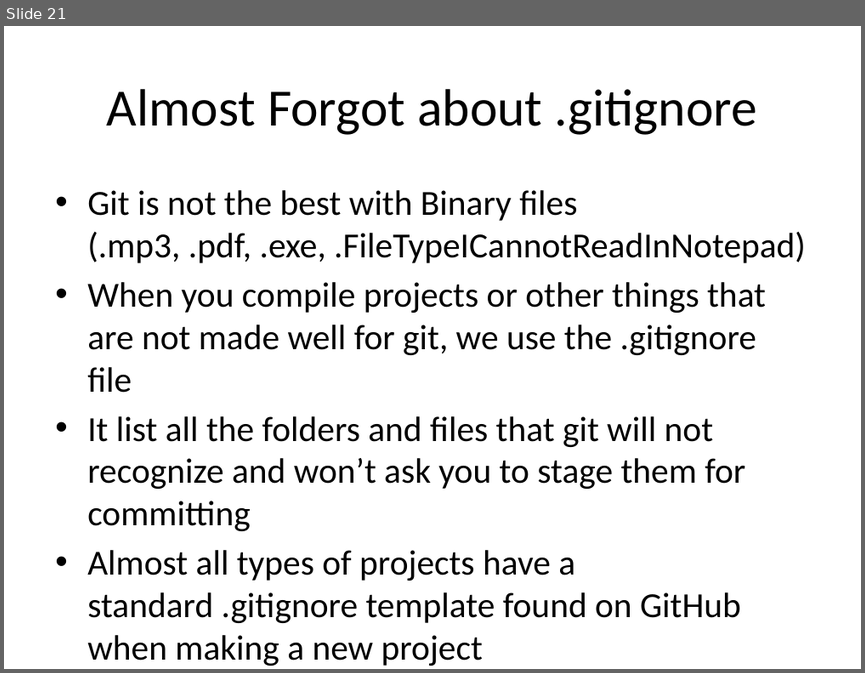
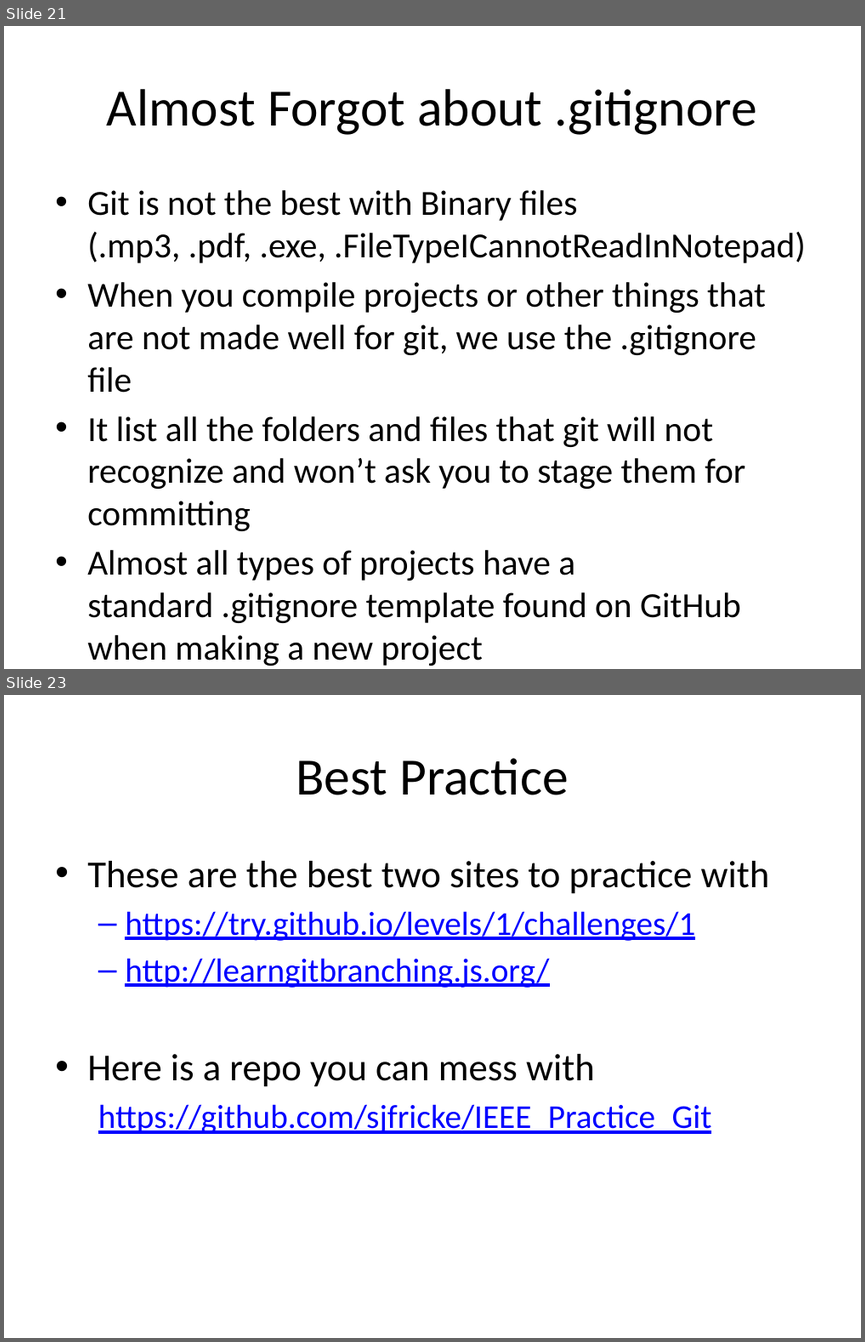
Before and after one commit to sjfricke/IEEE-Mini-Projects-UW-Madison, a slide deck: Tutorial/PowerPoint Versions/Git and using GitHub.pptx. Shown one above the other, each under a label of ours: slide 21 before the commit, slides 21 and 23 after it; the slides between them are not shown. The pictures are 865x673 and 865x1342 pixels, drawn with LibreOffice and Linux fonts; fonts in the diff are those of the drawing. Boxes give left, top, right and bottom in pixels: in the first picture for what was removed or moved away, otherwise in the second. Text is boxed around its words. In the diff, an @@ line names an element or a change of style, - is before the commit and + after.

```diff
--- a/Tutorial/PowerPoint Versions/Git and using GitHub.pptx
+++ b/Tutorial/PowerPoint Versions/Git and using GitHub.pptx
@@ slide 23 added at box(4, 695, 861, 1338), background #FFFFFF @@
@@ title added at box(296, 758, 568, 795), 44 pt, text #000000 @@
+Best Practice
@@ text added at box(87, 861, 770, 1134), 28 pt, text #0000FF, underline @@
+• These are the best two sites to practice with
+  – https://try.github.io/levels/1/challenges/1
+  – http://learngitbranching.js.org/
+• Here is a repo you can mess with
+  https://github.com/sjfricke/IEEE_Practice_Git
```
Also in this commit, not shown: 3 slides changed, 13 other files.
